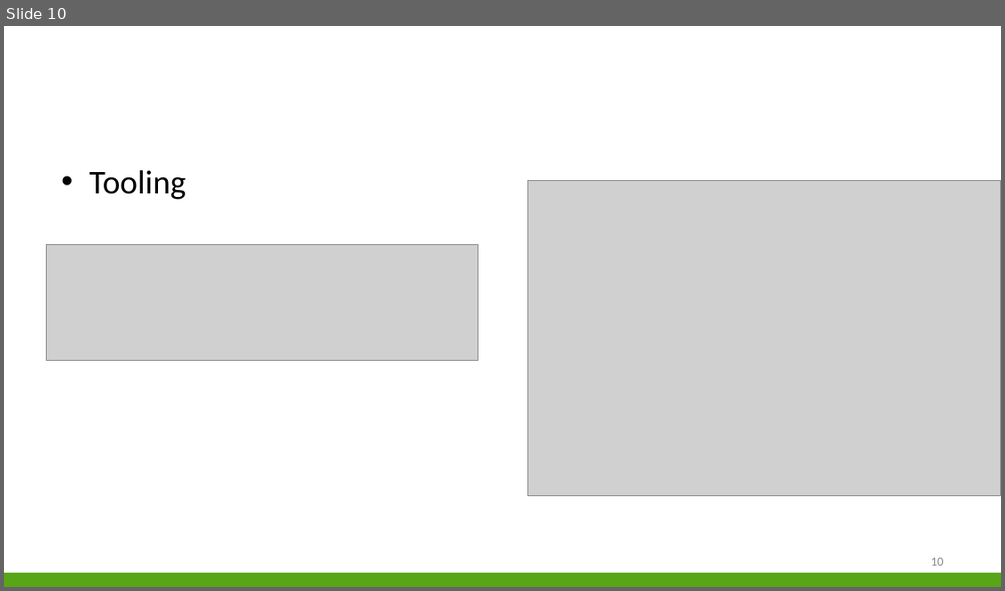
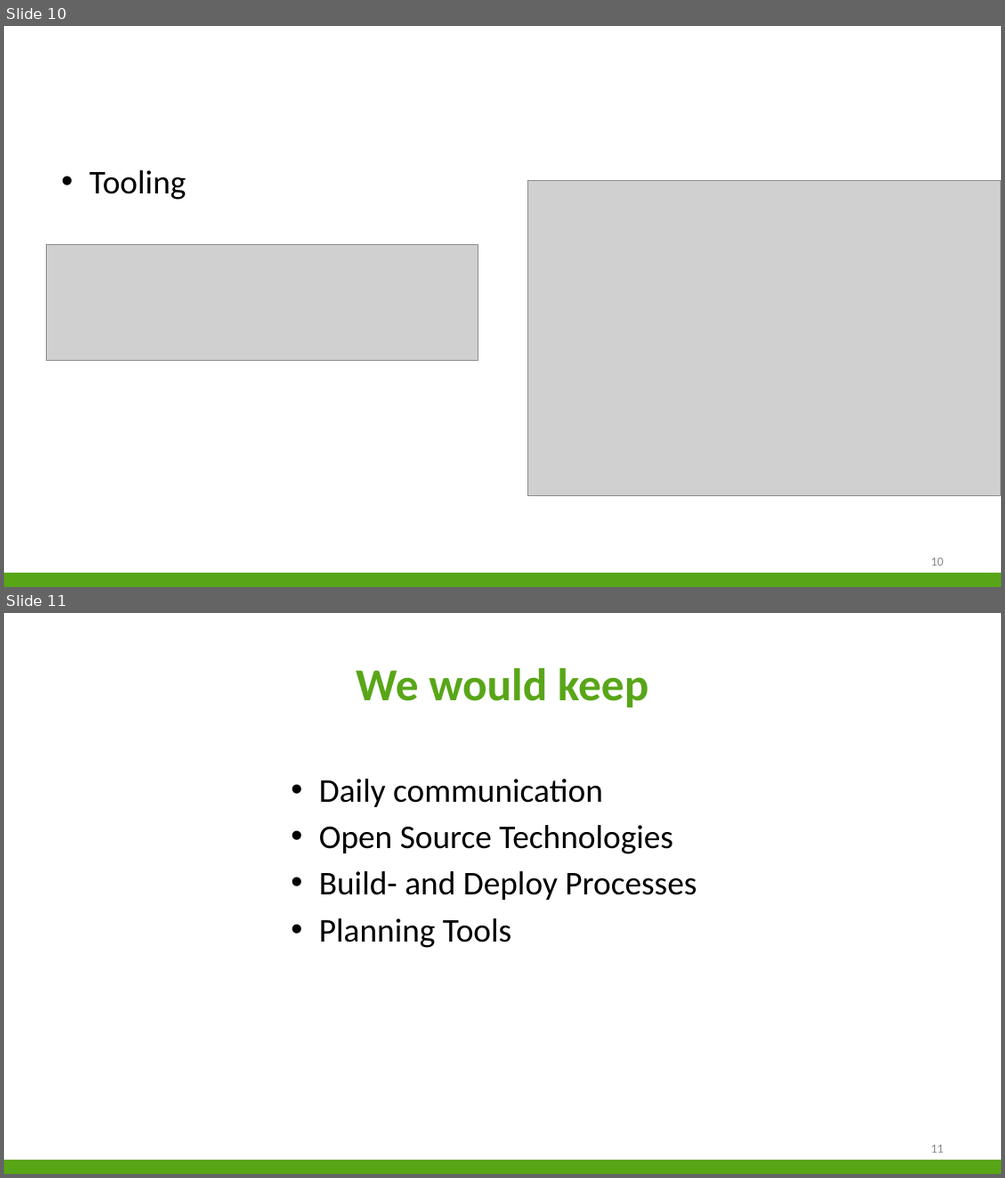
Before and after one commit to niekvandael/iTalent, a slide deck: italent/documents/english/EnglishPresentation.pptx. Shown one above the other, each under a label of ours: slide 10 before the commit, slides 10 and 11 after it. The pictures are 1005x591 and 1005x1178 pixels, drawn with LibreOffice and Linux fonts; fonts in the diff are those of the drawing; grey boxes stand for pictures; background and template pictures are left out. Boxes give left, top, right and bottom in pixels: in the first picture for what was removed or moved away, otherwise in the second. Text is boxed around its words. In the diff, an @@ line names an element or a change of style, - is before the commit and + after.

```diff
--- a/italent/documents/english/EnglishPresentation.pptx
+++ b/italent/documents/english/EnglishPresentation.pptx
@@ slide 11 added at (4,613,1001,1174), background #FFFFFF; not listed: 1 template element that a slide beside it also shows @@
@@ title added at (356,668,648,707), 44 pt, text #58A618, bold @@
+We would keep
@@ text added at (319,779,696,948), 32 pt, text #000000 @@
+• Daily communication
+• Open Source Technologies
+• Build- and Deploy Processes
+• Planning Tools
@@ page number added at (930,1144,943,1152), 12 pt, text #898989 @@
+11
```
Also in this commit, not shown: 1 slide changed, 3 other slides added, 1 slide removed, 1 other file.
